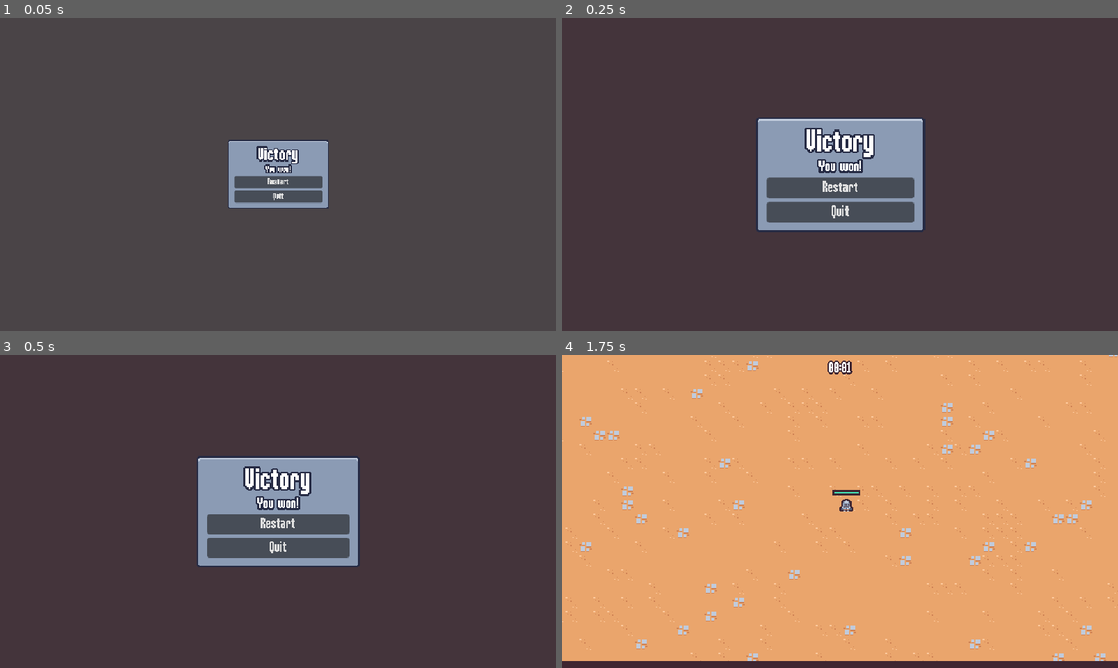
Above: before the commit, frames 1-4 (two rows, left to right).
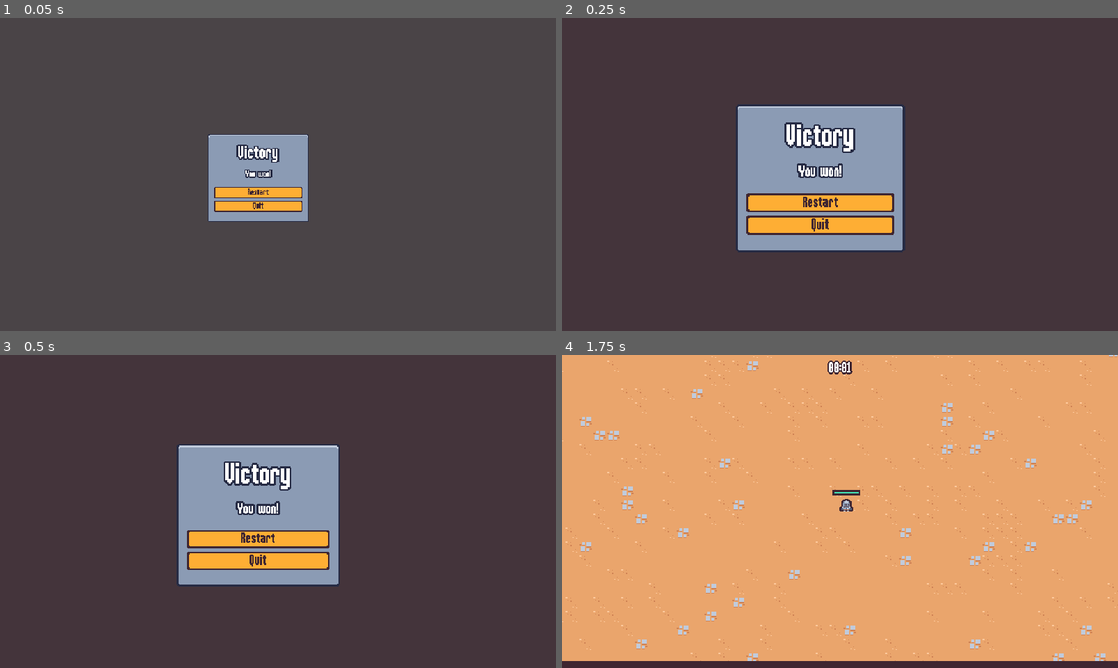
Above: after the commit, the same moments.

Repository: jrenato/dungeon_survival
Game: Godot game, scene res://src/ui/end_screen.tscn
Same seed, same stepped clock (60 frames per second), same inputs: the game is played once before the commit and once after it. This scene is started directly instead of the project's main scene.
Inputs (mouse positions are in pixels of both pictures, inside the frame that each line leads up to):
- Up to frame 1 (0.05 s): no input
- Up to frame 2 (0.25 s): no input
- Up to frame 3 (0.5 s): no input
- Up to frame 4 (1.75 s): click "Restart" at 0.5 s; tap Enter at 1.25 s; move the mouse to (962, 495) at 1.27 s; press the mouse at (962, 495) at 1.28 s; hold D (move_right) from 1.28 s (still down)

The runs differ from the first frame. In frame 1, 4.6% of the frame differs, in the area x 37-60%, y 37-66%; in frame 2, 12%, in the area x 31-66%, y 27-75%; in frame 3, 11%; in frame 4, nothing differs.

Commit message:
Added button styles to theme, improved end screen

Diff:
--- a/resources/theme/theme.tres
+++ b/resources/theme/theme.tres
@@ -14,6 +14,32 @@
 texture_margin_right = 3.0
 texture_margin_bottom = 3.0
 region_rect = Rect2(18, 2, 12, 12)
+
+[sub_resource type="StyleBoxEmpty" id="StyleBoxEmpty_j47wp"]
+
+[sub_resource type="StyleBoxTexture" id="StyleBoxTexture_7aad0"]
+texture = ExtResource("1_lvxjh")
+texture_margin_left = 3.0
+texture_margin_top = 3.0
+texture_margin_right = 3.0
+texture_margin_bottom = 3.0
+region_rect = Rect2(20, 20, 8, 8)
+
+[sub_resource type="StyleBoxTexture" id="StyleBoxTexture_y16fr"]
+texture = ExtResource("1_lvxjh")
+texture_margin_left = 3.0
+texture_margin_top = 3.0
+texture_margin_right = 3.0
+texture_margin_bottom = 3.0
+region_rect = Rect2(4, 20, 8, 8)
+
+[sub_resource type="StyleBoxTexture" id="StyleBoxTexture_wgxte"]
+texture = ExtResource("1_lvxjh")
+texture_margin_left = 3.0
+texture_margin_top = 3.0
+texture_margin_right = 3.0
+texture_margin_bottom = 3.0
+region_rect = Rect2(52, 4, 8, 8)
 
 [sub_resource type="StyleBoxTexture" id="StyleBoxTexture_ytg6v"]
 texture = ExtResource("1_lvxjh")
@@ -39,6 +65,14 @@
 default_font_size = 16
 AlternatePanelContainer/base_type = &"PanelContainer"
 AlternatePanelContainer/styles/panel = SubResource("StyleBoxTexture_h3qbc")
+Button/colors/font_color = Color(0.247059, 0.14902, 0.192157, 1)
+Button/colors/font_focus_color = Color(0.741176, 0.423529, 0.290196, 1)
+Button/colors/font_hover_color = Color(0.741176, 0.423529, 0.290196, 1)
+Button/colors/font_pressed_color = Color(0.741176, 0.423529, 0.290196, 1)
+Button/styles/focus = SubResource("StyleBoxEmpty_j47wp")
+Button/styles/hover = SubResource("StyleBoxTexture_7aad0")
+Button/styles/normal = SubResource("StyleBoxTexture_y16fr")
+Button/styles/pressed = SubResource("StyleBoxTexture_wgxte")
 Label/constants/line_spacing = 0
 PanelContainer/styles/panel = SubResource("StyleBoxTexture_ytg6v")
 ProgressBar/styles/background = SubResource("StyleBoxFlat_2kbra")
--- a/src/ui/end_screen.tscn
+++ b/src/ui/end_screen.tscn
@@ -81,6 +81,10 @@
 anchors_preset = 15
 anchor_right = 1.0
 anchor_bottom = 1.0
+offset_left = -23.0
+offset_top = 4.0
+offset_right = -23.0
+offset_bottom = 4.0
 grow_horizontal = 2
 grow_vertical = 2
 
@@ -94,12 +98,13 @@
 custom_minimum_size = Vector2(180, 0)
 layout_mode = 2
 theme_override_constants/margin_left = 8
-theme_override_constants/margin_top = 8
+theme_override_constants/margin_top = 16
 theme_override_constants/margin_right = 8
-theme_override_constants/margin_bottom = 8
+theme_override_constants/margin_bottom = 16
 
 [node name="VBoxContainer" type="VBoxContainer" parent="MarginContainer/PanelContainer/MarginContainer"]
 layout_mode = 2
+theme_override_constants/separation = 16
 
 [node name="TitleLabel" type="Label" parent="MarginContainer/PanelContainer/MarginContainer/VBoxContainer"]
 unique_name_in_owner = true
@@ -122,12 +127,15 @@
 horizontal_alignment = 1
 vertical_alignment = 1
 
-[node name="RestartButton" type="Button" parent="MarginContainer/PanelContainer/MarginContainer/VBoxContainer"]
+[node name="VBoxContainer" type="VBoxContainer" parent="MarginContainer/PanelContainer/MarginContainer/VBoxContainer"]
+layout_mode = 2
+
+[node name="RestartButton" type="Button" parent="MarginContainer/PanelContainer/MarginContainer/VBoxContainer/VBoxContainer"]
 unique_name_in_owner = true
 layout_mode = 2
 text = "Restart"
 
-[node name="QuitButton" type="Button" parent="MarginContainer/PanelContainer/MarginContainer/VBoxContainer"]
+[node name="QuitButton" type="Button" parent="MarginContainer/PanelContainer/MarginContainer/VBoxContainer/VBoxContainer"]
 unique_name_in_owner = true
 layout_mode = 2
 text = "Quit"
Not shown: 1 places in resources/theme/theme.tres that only renumber resources
